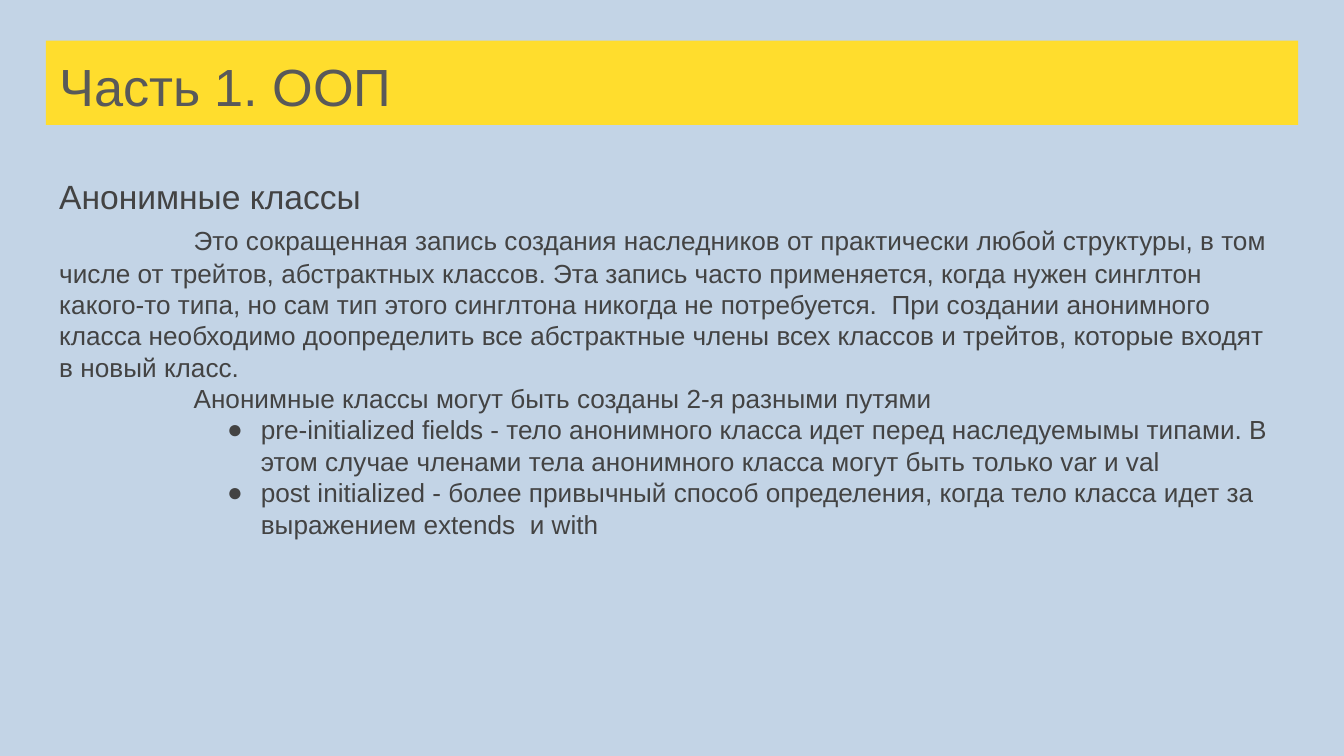
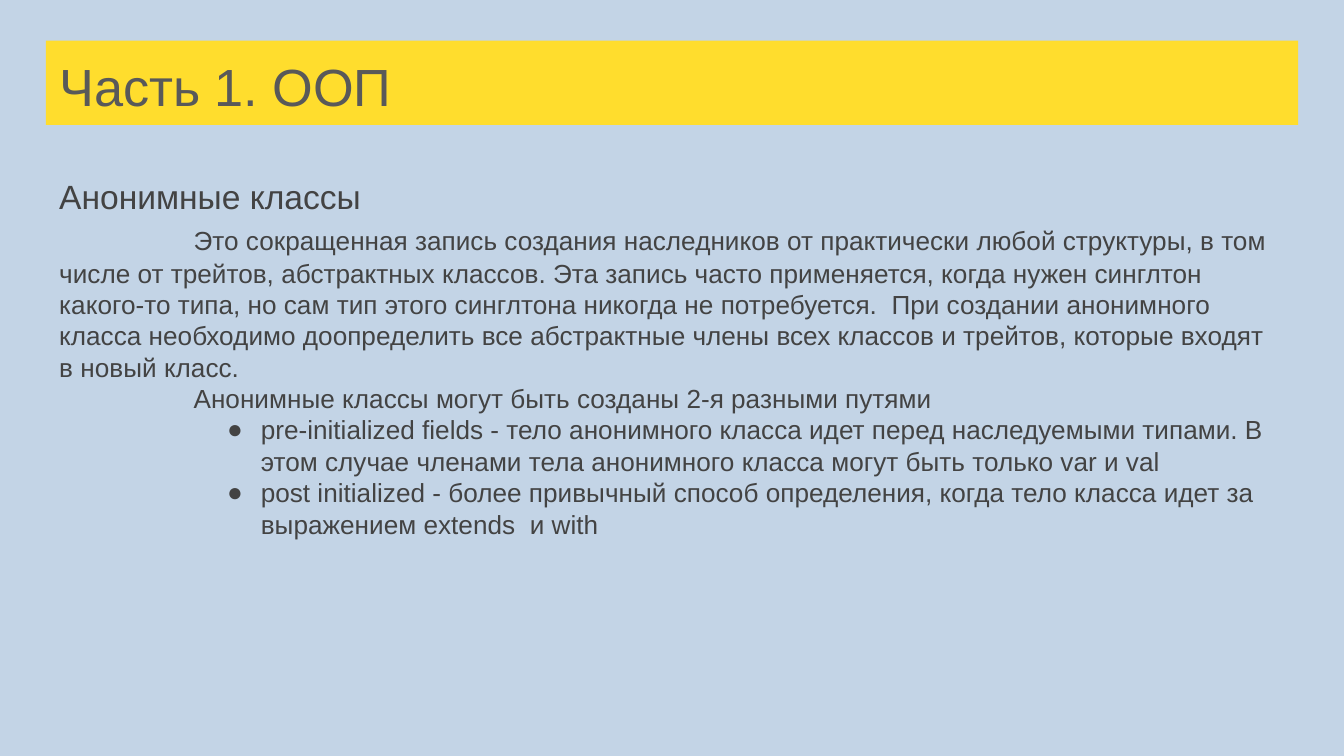
Before and after one commit to sergeypopov83/scala-school, a slide deck: slide 111 of src/main/resources/Лекции Scala для FinTech.pptx. Drawn at 1344x756 pixels with LibreOffice and Linux fonts; fonts in the diff are those of the drawing. Boxes give left, top, right and bottom in pixels: in the first picture for what was removed or moved away, otherwise in the second. Text is boxed around its words. In the diff, an @@ line names an element or a change of style, - is before the commit and + after.

```diff
--- a/src/main/resources/Лекции Scala для FinTech.pptx
+++ b/src/main/resources/Лекции Scala для FinTech.pptx
@@ text at [261,420,1262,477]: text changed @@
-● pre-initialized fields - тело анонимного класса идет перед наследуемымы типами. В этом случае членами тела анонимного класса могут быть только var и val
+● pre-initialized fields - тело анонимного класса идет перед наследуемыми типами. В этом случае членами тела анонимного класса могут быть только var и val
```
Also in this commit, not shown: 16 other slides changed, 38 slides added, 1 slide removed, 6 other files.
